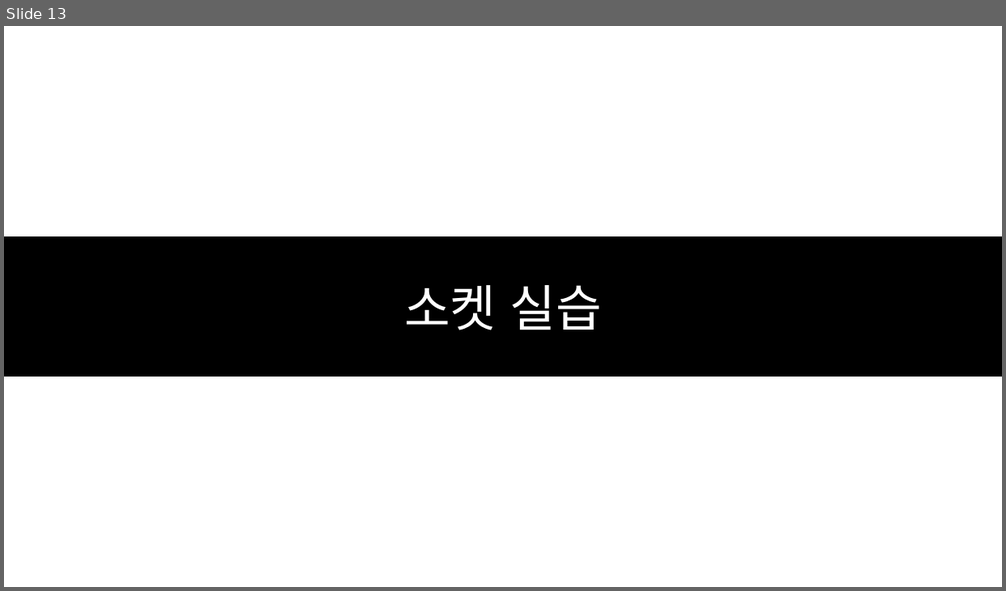
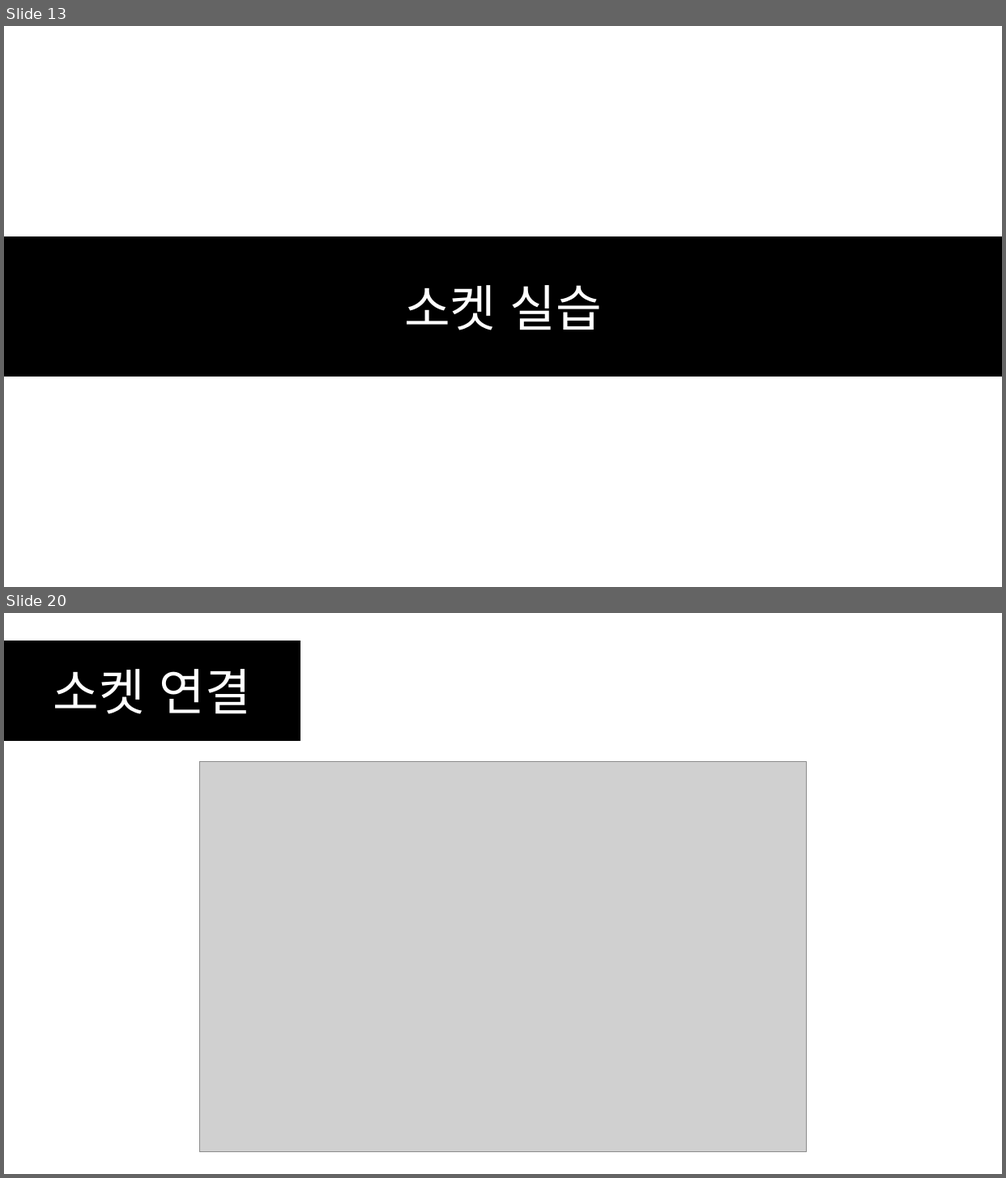
Before and after one commit to SEH00N/SDLU, a slide deck: ServerLecture/PT/2강 소켓 프로그래밍.pptx. Shown one above the other, each under a label of ours: slide 13 before the commit, slides 13 and 20 after it; the slides between them are not shown. The pictures are 1006x591 and 1006x1178 pixels, drawn with LibreOffice and Linux fonts; fonts in the diff are those of the drawing; grey boxes stand for pictures. Boxes give left, top, right and bottom in pixels: in the first picture for what was removed or moved away, otherwise in the second. Text is boxed around its words. In the diff, an @@ line names an element or a change of style, - is before the commit and + after.

```diff
--- a/ServerLecture/PT/2강 소켓 프로그래밍.pptx
+++ b/ServerLecture/PT/2강 소켓 프로그래밍.pptx
@@ slide 20 added at bbox=[4, 613, 1002, 1174], background #FFFFFF @@
@@ rectangle added at bbox=[4, 641, 300, 741], fill #000000, outline #000000 1 pt, 48 pt, text #FFFFFF @@
+소켓 연결
@@ picture added at bbox=[199, 762, 807, 1152] @@
```
Also in this commit, not shown: 19 other slides added, 1 slide removed, 21 other files.
